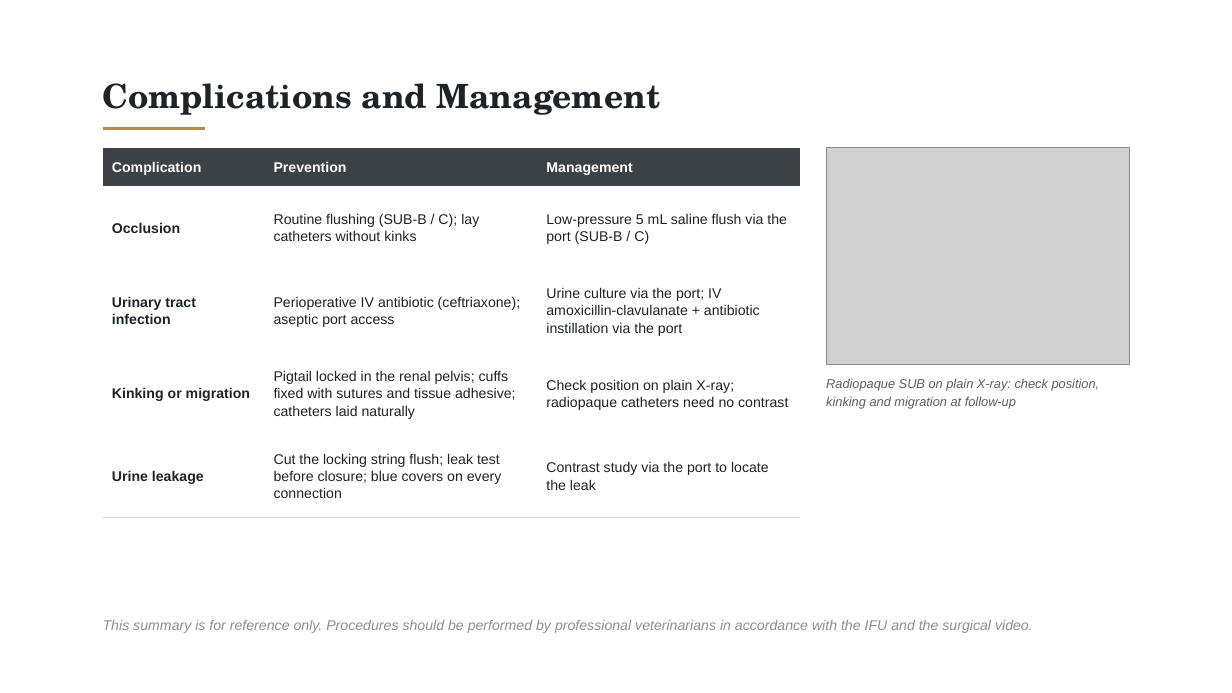
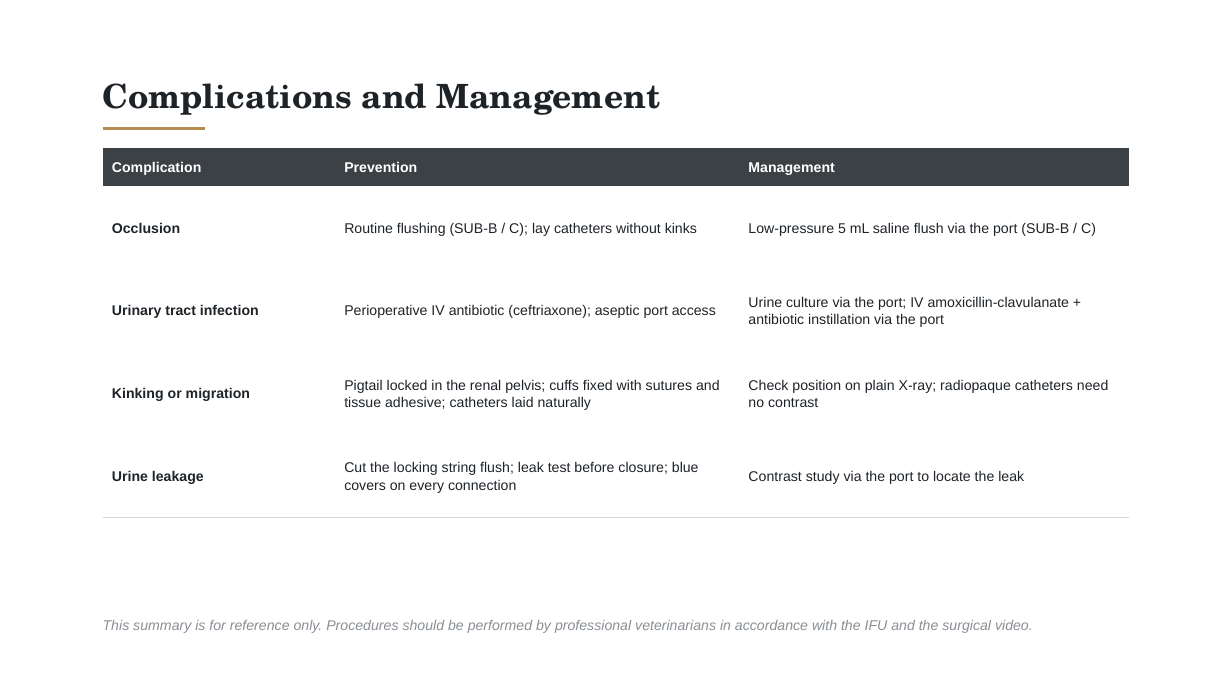
Before and after one commit to pikrosart-jpg/Material, a slide deck: slide 11 of Feline_SUB_System_Introduction_v72.pptx. Drawn at 1232x693 pixels with LibreOffice and Linux fonts; fonts in the diff are those of the drawing; grey boxes stand for pictures. Boxes give left, top, right and bottom in pixels: in the first picture for what was removed or moved away, otherwise in the second. Text is boxed around its words. In the diff, an @@ line names an element or a change of style, - is before the commit and + after.

```diff
--- a/Feline_SUB_System_Introduction_v72.pptx
+++ b/Feline_SUB_System_Introduction_v72.pptx
@@ table: place and size @@
-table at (103,148,799,518)
+table at (103,148,1129,518)
@@ picture removed at (826,148,1129,364) @@
@@ text removed at (826,378,1100,408) @@
-Radiopaque SUB on plain X-ray: check position, kinking and migration at follow-up
```
